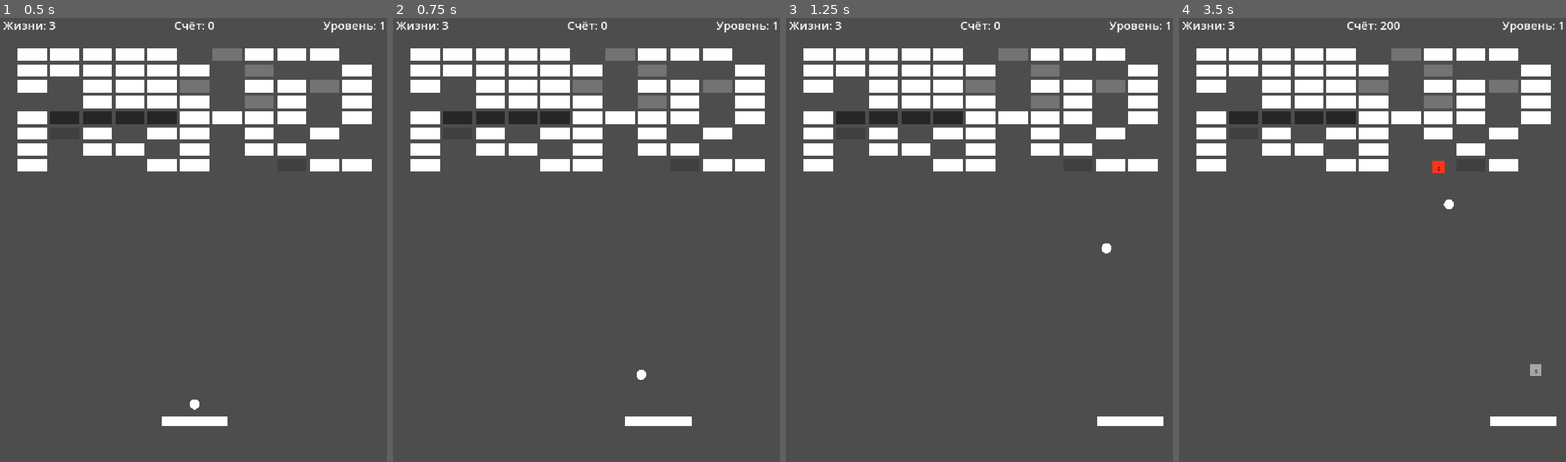
Above: before the commit, frames 1-4 (left to right).
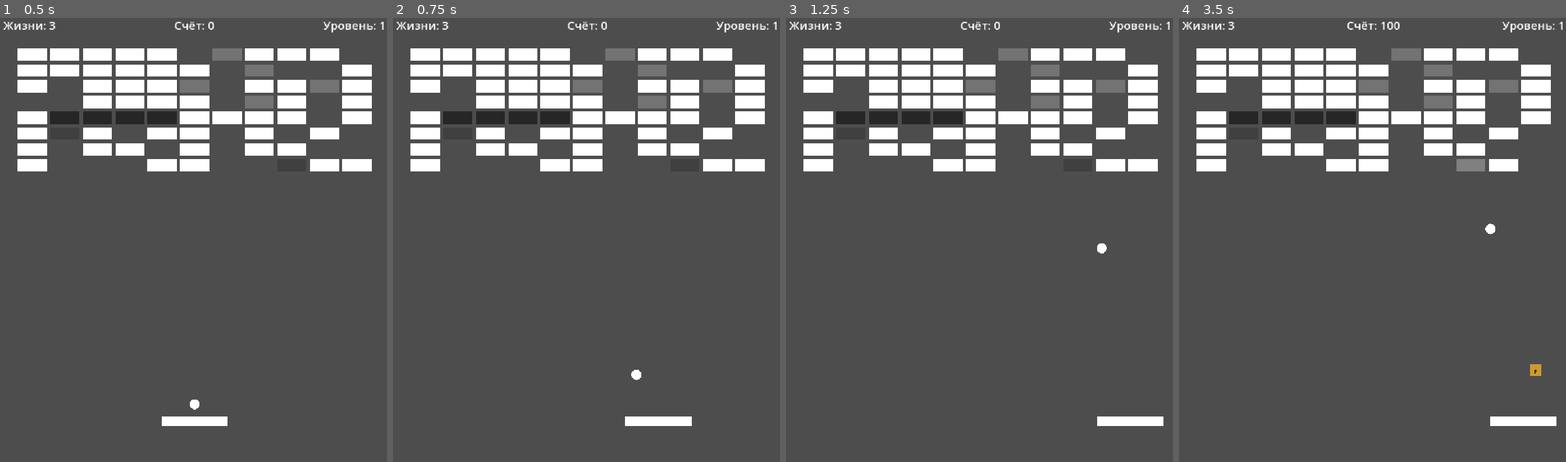
Above: after the commit, the same moments.

Repository: Ardarik421/arkanoid
Game: Godot game, scene res://scenes/main.tscn
The game is run twice, just before and just after one commit, with the same random seed, the same clock (stepped at 60 frames per second) and the same inputs. The project has no main scene, so this scene is started directly.
Inputs (mouse positions are in pixels of both pictures, inside the frame that each line leads up to):
- Up to frame 1 (0.5 s): no input
- Up to frame 2 (0.75 s): tap Enter at 0.5 s; move the mouse to (675, 213) at 0.52 s; hold D (move_right) from 0.53 s (still down); tap Space (launch_ball) at 0.6 s
- Up to frame 3 (1.25 s): keep holding D (move_right)
- Up to frame 4 (3.5 s): move the mouse to (1295, 262) at 1.27 s; release D (move_right) at 1.28 s; hold A (move_left) 1.28-2.03 s; tap Space (launch_ball) at 1.35, 2.1, 2.85 s; move the mouse to (1415, 137) at 2.02 s; hold D (move_right) from 2.03 s (still down); move the mouse to (1353, 328) at 2.77 s

Frame 1 is identical in both runs. In frame 2, less than 0.1% of the frame differs, in the area x 61-66%, y 79-82%; in frame 3, less than 0.1%; in frame 4, 0.7%, in the area x 52-94%, y 0-81%.

Commit message:
Добавил магнит

Diff:
--- a/scenes/ball.gd
+++ b/scenes/ball.gd
@@ -9,7 +9,9 @@
 var is_piercing: bool = false
 var is_explosive: bool = false
 var shield_active: bool = false
+var magnet_active: bool = false
 var shield_y: float = 1040.0
+var attached_offset_x: float = 0.0
 
 func _ready():
 	set_collision_mask_value(1, true)
@@ -25,6 +27,11 @@
 
 func _physics_process(delta):
 	if is_attached:
+		var paddle = get_parent().get_node("Paddle")
+
+		global_position.x = paddle.global_position.x + attached_offset_x
+		global_position.y = paddle.global_position.y - 40
+
 		return
 
 	if shield_active and direction.y > 0.0:
@@ -38,7 +45,10 @@
 		var collider = collision.get_collider()
 
 		if collider.name == "Paddle":
-			bounce_from_paddle(collider)
+			if magnet_active:
+				attach_to_paddle()
+			else:
+				bounce_from_paddle(collider)
 
 		elif collider.has_method("hit"):
 			if is_piercing and not collider.indestructible:
@@ -67,6 +77,11 @@
 func attach_to_paddle():
 	is_attached = true
 
+	var paddle = get_parent().get_node("Paddle")
+
+	attached_offset_x = global_position.x - paddle.global_position.x
+	global_position.y = paddle.global_position.y - 40
+
 func launch():
 	is_attached = false
 
--- a/scenes/bonus.gd
+++ b/scenes/bonus.gd
@@ -13,7 +13,8 @@
 	SPLIT_BALLS,
 	PIERCING_BALL,
 	EXPLOSIVE_BALL,
-	SHIELD
+	SHIELD,
+	MAGNET
 }
 
 @export var bonus_type: BonusType = BonusType.EXPAND_PADDLE
@@ -75,6 +76,10 @@
 			bonus_color = Color(0.2, 0.6, 1.0)
 			bonus_text = "B"
 
+		BonusType.MAGNET:
+			bonus_color = Color(0.7, 0.2, 0.9)
+			bonus_text = "M"
+
 	draw_rect(rect, bonus_color)
 
 	var font = ThemeDB.fallback_font
--- a/scenes/main.gd
+++ b/scenes/main.gd
@@ -88,6 +88,7 @@
 
 var shield_active: bool = false
 
+var magnet_active: bool = false
 
 # =========================
 # СОСТОЯНИЕ ГЕНЕРАЦИИ УРОВНЯ
@@ -131,10 +132,7 @@
 	update_score_label()
 	update_level_label()
 
-func _process(delta):
-	var ball = $Ball
-	var paddle = $Paddle
-
+func _process(_delta):
 	if game_won:
 		if Input.is_action_just_pressed("launch_ball"):
 			start_next_level()
@@ -145,15 +143,10 @@
 			restart_game()
 		return
 
-	if ball.is_attached:
-		ball.global_position = Vector2(
-			paddle.global_position.x,
-			paddle.global_position.y - 40
-		)
-
-		if Input.is_action_just_pressed("launch_ball"):
-			ball.launch()
-
+	if Input.is_action_just_pressed("launch_ball"):
+		for ball in active_balls:
+			if is_instance_valid(ball) and ball.is_attached:
+				ball.launch()
 
 # =========================
 # УПРАВЛЕНИЕ ИГРОЙ
@@ -174,6 +167,8 @@
 	ball.speed = 700.0
 	ball.is_piercing = false
 	ball.is_explosive = false
+	ball.magnet_active = magnet_active
+	ball.shield_active = shield_active
 	ball.queue_redraw()
 
 	ball.global_position = Vector2(
@@ -195,6 +190,7 @@
 	new_ball.is_piercing = source_ball.is_piercing
 	new_ball.is_explosive = source_ball.is_explosive
 	new_ball.shield_active = shield_active
+	new_ball.magnet_active = magnet_active
 	new_ball.is_attached = false
 
 	for ball in active_balls:
@@ -245,6 +241,13 @@
 		if is_instance_valid(ball):
 			ball.shield_active = enabled
 
+func set_magnet_enabled(enabled: bool):
+	magnet_active = enabled
+
+	for ball in active_balls:
+		if is_instance_valid(ball):
+			ball.magnet_active = enabled
+
 func stop_all_balls():
 	for ball in active_balls:
 		if is_instance_valid(ball):
@@ -317,6 +320,7 @@
 	$Paddle.set_width(160.0)
 	set_all_balls_speed(700.0)
 	set_shield_enabled(false)
+	set_magnet_enabled(false)
 
 # =========================
 # ПОБЕДА И ПОРАЖЕНИЕ
@@ -436,6 +440,9 @@
 
 		Bonus.BonusType.SHIELD:
 			set_shield_enabled(true)
+
+		Bonus.BonusType.MAGNET:
+			set_magnet_enabled(true)
 
 func clear_bonuses():
 	for child in get_children():
--- a/scenes/paddle.gd
+++ b/scenes/paddle.gd
@@ -10,8 +10,10 @@
 
 var can_move: bool = true
 var use_mouse_control: bool = false
+var fixed_y: float
 
 func _ready():
+	fixed_y = global_position.y
 	queue_redraw()
 
 func _draw():
@@ -62,6 +64,9 @@
 		right_limit - half_width
 	)
 
+	global_position.y = fixed_y
+	velocity.y = 0.0
+
 func set_width(new_width: float):
 	width = new_width
 
